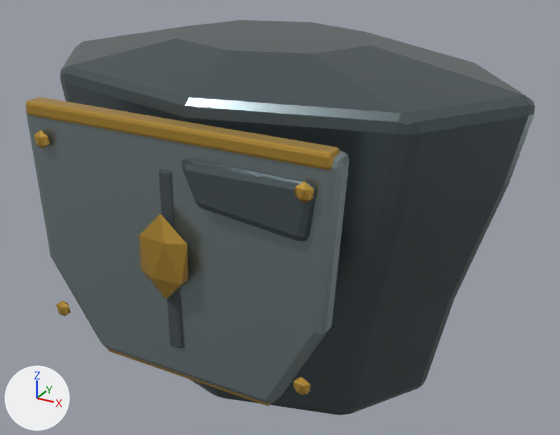
An edit to the glTF model assets/exports/hero_glb/hero_cuirass_v01.glb, drawn before and after from the same camera.
Rendered twice from a 50 mm lens placed at (0.583, -1.038, 1.89), pointed at (0.028, -0.029, 1.385). The axes (+X, +Y, +Z) are drawn at lower left. The lights are the same throughout. The older version comes first. Where no turn or scale is listed for an object, it has been applied to the vertices.

Objects in the first picture: 'GEO_CuirassCenterRidge', 'GEO_CuirassClavicleR', 'GEO_CuirassEmblem', 'GEO_CuirassFrontPlate', 'GEO_CuirassLowerTrim', 'GEO_CuirassRivetL_0', 'GEO_CuirassRivetL_1', 'GEO_CuirassRivetR_0', 'GEO_CuirassRivetR_1', 'GEO_CuirassShell', 'GEO_CuirassUpperTrim'.
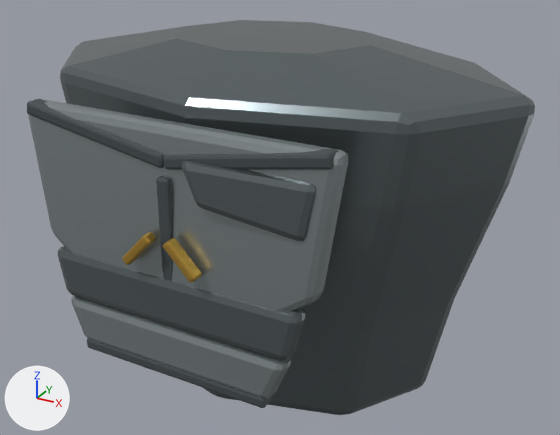
Pixel boxes [x1, y1, x2, y2] of what changed, in the pictures (560 x 435 px):
'GEO_CuirassFrontPlate', deleted: before [26, 112, 349, 403]
'GEO_CuirassBreastplate', added: after [28, 99, 348, 311]
'GEO_CuirassFauld_0', added: after [58, 246, 306, 360]
'GEO_CuirassFauld_1', added: after [71, 295, 291, 399]
'GEO_CuirassUpperTrim', deleted (orange): before [26, 97, 340, 170]
'GEO_CuirassEmblem', deleted (orange): before [139, 214, 188, 299]
'GEO_CuirassUpperTrimR', added: after [163, 149, 338, 170]
'GEO_CuirassUpperTrimL', added: after [27, 99, 164, 168]
'GEO_CuirassCenterRidge', moved: before [159, 169, 184, 348]; after [156, 176, 173, 281]
'GEO_CuirassLowerTrim', moved (mostly hidden before): before [107, 348, 271, 406]; after [87, 338, 271, 408]
'GEO_CuirassBrokenMarkR', added (orange): after [163, 238, 202, 283]
'GEO_CuirassBrokenMarkL', added (orange): after [122, 232, 156, 265]
'GEO_CuirassRivetR_0', deleted: before [295, 181, 314, 204]
'GEO_CuirassRivetR_1', deleted: before [293, 377, 310, 395]
'GEO_CuirassRivetL_0', deleted: before [34, 130, 50, 149]
'GEO_CuirassRivetL_1', deleted: before [56, 301, 71, 316]

The change, as a diff of the scene's bpy script:
```diff
--- a/assets/exports/hero_glb/hero_cuirass_v01.glb.py
+++ b/assets/exports/hero_glb/hero_cuirass_v01.glb.py
@@ ob_geo_cuirasscenterridge @@
 ob_geo_cuirasscenterridge = bpy.data.objects.new('GEO_CuirassCenterRidge', me_cube_012)
-ob_geo_cuirasscenterridge.location = (0.0, -0.278, 1.41)
+ob_geo_cuirasscenterridge.location = (0.0, -0.286, 1.455)
@@ ob_geo_cuirassemblem @@
-ob_geo_cuirassemblem = bpy.data.objects.new('GEO_CuirassEmblem', me_icosphere_087)
@@ ob_geo_cuirassfrontplate @@
-ob_geo_cuirassfrontplate = bpy.data.objects.new('GEO_CuirassFrontPlate', me_mesh_geo_cuirassfrontplate)
@@ ob_geo_cuirasslowertrim @@
 ob_geo_cuirasslowertrim = bpy.data.objects.new('GEO_CuirassLowerTrim', me_cube_011)
-ob_geo_cuirasslowertrim.location = (0.0, -0.26, 1.225)
+ob_geo_cuirasslowertrim.location = (0.0, -0.292, 1.245)
@@ ob_geo_cuirassrivetl_0 @@
-ob_geo_cuirassrivetl_0 = bpy.data.objects.new('GEO_CuirassRivetL_0', me_icosphere_083)
@@ ob_geo_cuirassrivetl_1 @@
-ob_geo_cuirassrivetl_1 = bpy.data.objects.new('GEO_CuirassRivetL_1', me_icosphere_084)
@@ ob_geo_cuirassrivetr_0 @@
-ob_geo_cuirassrivetr_0 = bpy.data.objects.new('GEO_CuirassRivetR_0', me_icosphere_085)
@@ ob_geo_cuirassrivetr_1 @@
-ob_geo_cuirassrivetr_1 = bpy.data.objects.new('GEO_CuirassRivetR_1', me_icosphere_086)
@@ ob_geo_cuirassuppertrim @@
-ob_geo_cuirassuppertrim = bpy.data.objects.new('GEO_CuirassUpperTrim', me_cube_010)
@@ ob_geo_cuirassuppertrimr @@
+ob_geo_cuirassuppertrimr = bpy.data.objects.new('GEO_CuirassUpperTrimR', me_cube_016)  # 56 vertices, 108 faces; spans x -0.119..0.119, y -0.015..0.015, z -0.029..0.029; in mat_mat_steel_dark (dark grey #424b4d)
+ob_geo_cuirassuppertrimr.location = (0.117, -0.275, 1.575)
@@ ob_geo_cuirassuppertriml @@
+ob_geo_cuirassuppertriml = bpy.data.objects.new('GEO_CuirassUpperTrimL', me_cube_015)  # 56 vertices, 108 faces; spans x -0.119..0.119, y -0.015..0.015, z -0.029..0.029; in mat_mat_steel_dark (dark grey #424b4d)
+ob_geo_cuirassuppertriml.location = (-0.117, -0.275, 1.575)
@@ ob_geo_cuirassfauld_1 @@
+ob_geo_cuirassfauld_1 = bpy.data.objects.new('GEO_CuirassFauld_1', me_mesh_geo_cuirassfauld_1)  # 56 vertices, 108 faces; spans x -0.183..0.183, y -0.304..-0.271, z 1.246..1.316; in mat_mat_steel_light (grey #9ea8aa)
+ob_geo_cuirassfauld_1.location = (0.0, 0.0, 0.0)
@@ ob_geo_cuirassfauld_0 @@
+ob_geo_cuirassfauld_0 = bpy.data.objects.new('GEO_CuirassFauld_0', me_mesh_geo_cuirassfauld_0)  # 56 vertices, 108 faces; spans x -0.202..0.202, y -0.301..-0.267, z 1.315..1.391; in mat_mat_steel (grey #6f797c)
+ob_geo_cuirassfauld_0.location = (0.0, 0.0, 0.0)
@@ ob_geo_cuirassbrokenmarkr @@
+ob_geo_cuirassbrokenmarkr = bpy.data.objects.new('GEO_CuirassBrokenMarkR', me_cube_020)  # 56 vertices, 108 faces; spans x -0.0252..0.0252, y -0.009..0.009, z -0.0259..0.0259; in mat_mat_brass (orange #d3a84b)
+ob_geo_cuirassbrokenmarkr.location = (0.036, -0.306, 1.432)
@@ ob_geo_cuirassbrokenmarkl @@
+ob_geo_cuirassbrokenmarkl = bpy.data.objects.new('GEO_CuirassBrokenMarkL', me_cube_019)  # 56 vertices, 108 faces; spans x -0.0252..0.0252, y -0.009..0.009, z -0.0259..0.0259; in mat_mat_brass (orange #d3a84b)
+ob_geo_cuirassbrokenmarkl.location = (-0.035, -0.306, 1.432)
@@ ob_geo_cuirassbreastplate @@
+ob_geo_cuirassbreastplate = bpy.data.objects.new('GEO_CuirassBreastplate', me_mesh_geo_cuirassbreastplate)  # 84 vertices, 164 faces; spans x -0.243..0.243, y -0.296..-0.244, z 1.356..1.602; in mat_mat_steel_light (grey #9ea8aa)
+ob_geo_cuirassbreastplate.location = (0.0, 0.0, 0.0)
```
